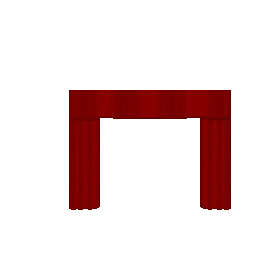
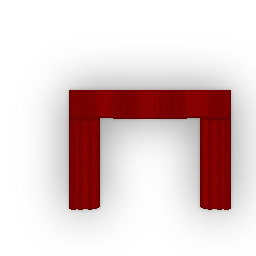
Before/after of a 256 × 256 layered artwork. What changed in the layer stack:
added layer "Layer 2" above "Curtain" over box(25, 46, 256, 248)
